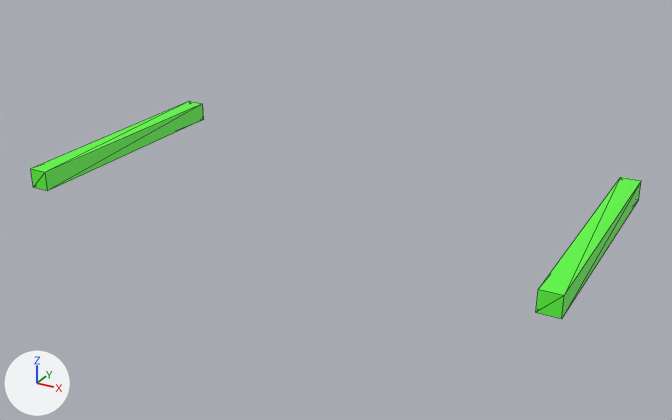
What one commit did to the OBJ model resources/Model/Bullet/Bullet.obj.
Camera for both pictures: a 50 mm camera at (3.19, -5.72, 2.4) aimed at (0.07, -0.05, -0.43). Arrows for +X, +Y and +Z are at lower left; the lights stay in place. Mesh edges are drawn as thin lines. Where no turn or scale is listed for an object, it has been applied to the vertices.
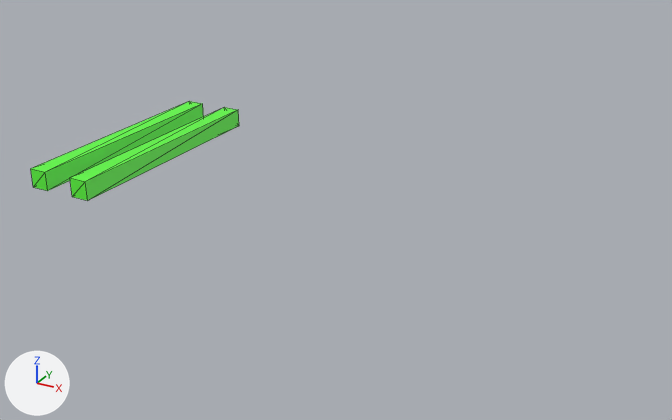
The newer file is also turned or shifted as a whole; pictures and numbers use the older file's frame.

Diff of the bpy script that builds the scene:
```diff
--- a/resources/Model/Bullet/Bullet.obj.py
+++ b/resources/Model/Bullet/Bullet.obj.py
@@ me_cube @@
 me_cube.from_pydata(...)  # 16 vertices, 24 faces; spans x -2.08..2.08, y -1.0..1.0, z -0.33..-0.17
 # used by ob_cube; location = (0.0, 0.0, 0.0)
+# me_cube part 1: the loose piece of 8 vertices spanning x 1.92..2.08, y -1.0..1.0, z -0.33..-0.17 is moved by (-3.6, 0.0, 0.0)
 me_cube.materials.append(mat_material_001)
```

Changed parts and their boxes [x1, y1, x2, y2] in the pictures (672 x 420 px; the box of a moved part takes in the faces that stretch with it):
'Cube', reshaped (66% narrower, 54% shorter): before [31, 101, 641, 319]; after [31, 101, 239, 201]
part 1 of me_cube, moved or reshaped: before [536, 177, 641, 319]; after [70, 107, 239, 201]
